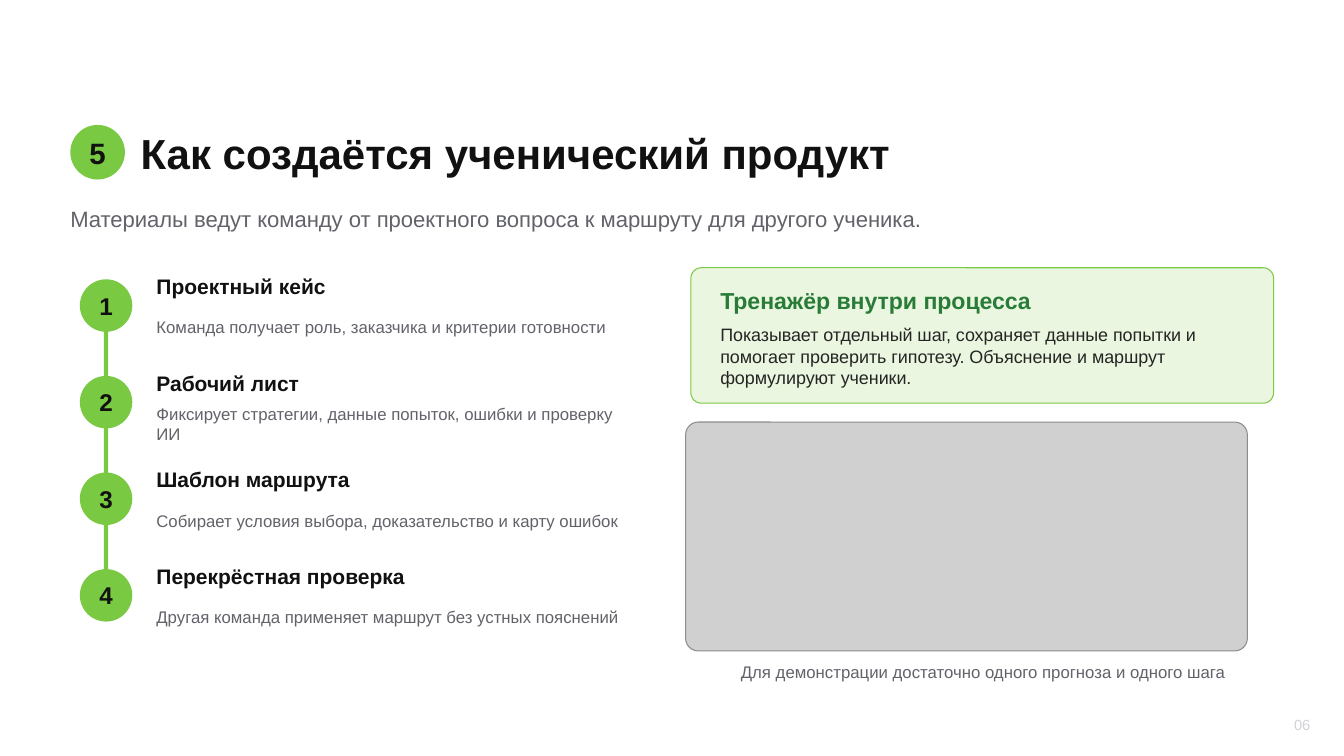
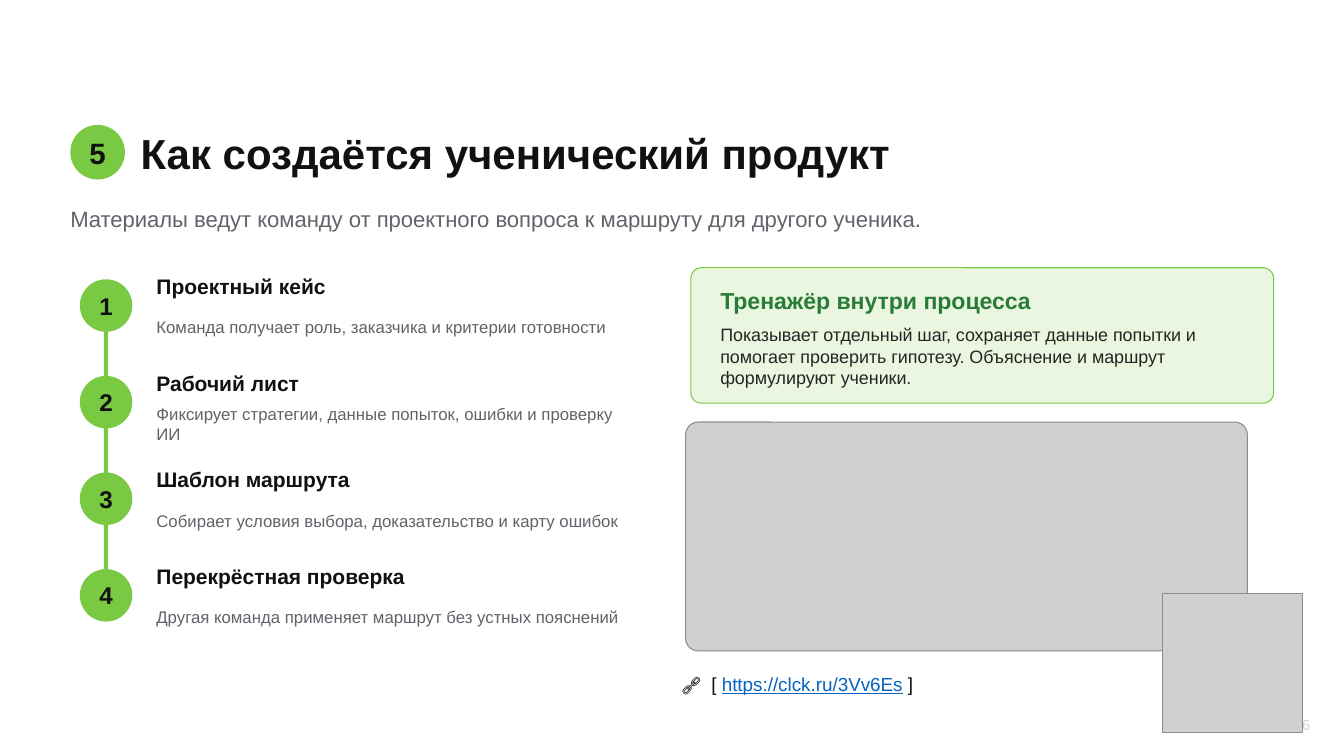
Before and after one commit to AlexeyDesyatnik/TuringTrainer, a slide deck: slide 6 of methodical-materials/Презентация_методической_разработки_v3.pptx. Drawn at 1344x756 pixels with LibreOffice and Linux fonts; fonts in the diff are those of the drawing; grey boxes stand for pictures; background and template pictures are left out. Boxes give left, top, right and bottom in pixels: in the first picture for what was removed or moved away, otherwise in the second. Text is boxed around its words. In the diff, an @@ line names an element or a change of style, - is before the commit and + after.

```diff
--- a/methodical-materials/Презентация_методической_разработки_v3.pptx
+++ b/methodical-materials/Презентация_методической_разработки_v3.pptx
@@ picture added at box(1164, 594, 1304, 734) @@
@@ text added at box(722, 677, 903, 695), 13.5 pt, text #0563C1, underline @@
+🔗 [ https://clck.ru/3Vv6Es ]
@@ text removed at box(741, 666, 1225, 682) @@
-Для демонстрации достаточно одного прогноза и одного шага
```
Also in this commit, not shown: 5 other slides changed, 1 other file.
